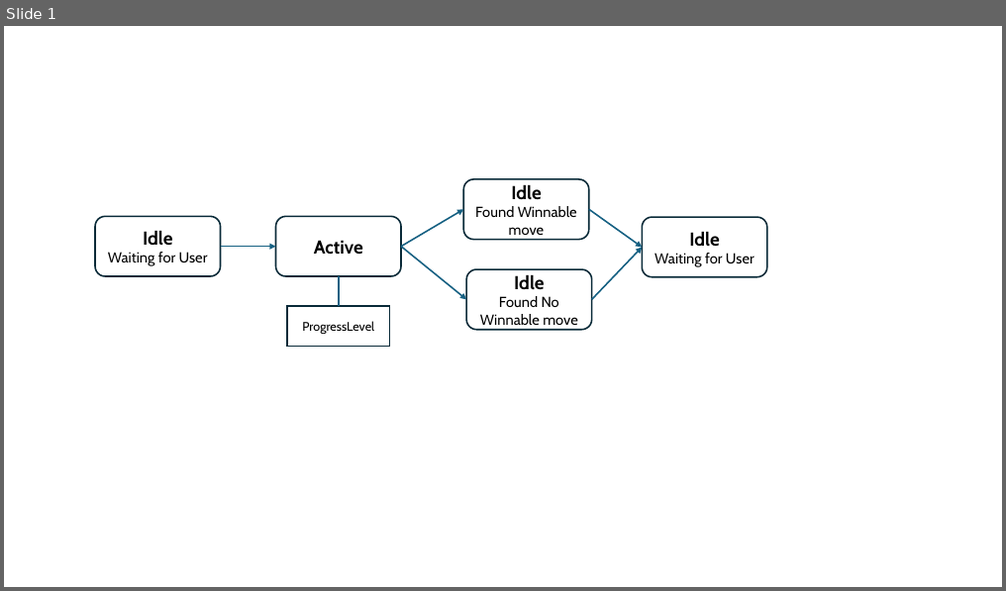
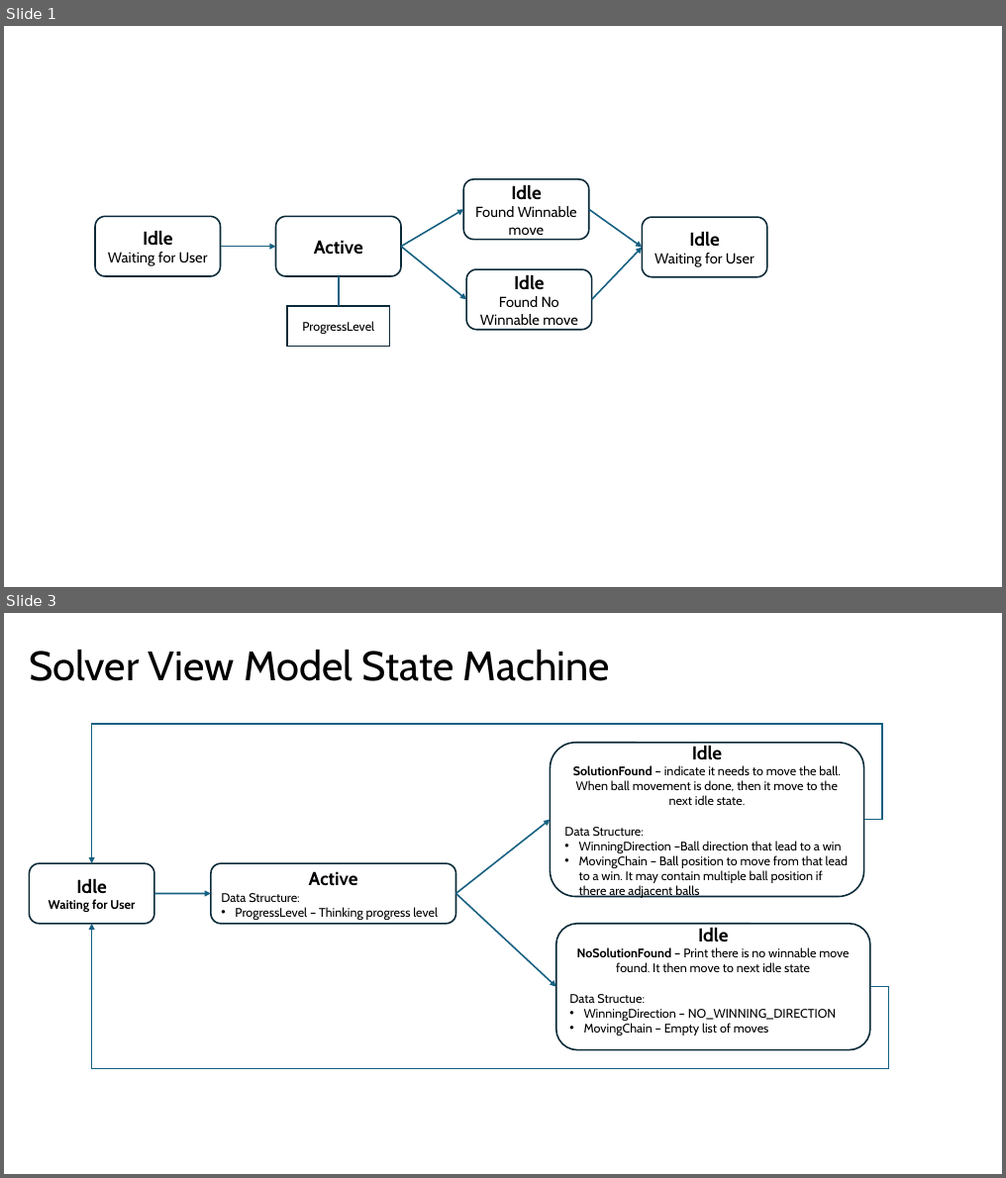
Before and after one commit to darblee/FlingAid-new, a slide deck: Flicker.pptx. Shown one above the other, each under a label of ours: slide 1 before the commit, slides 1 and 3 after it; the slides between them are not shown. The pictures are 1006x591 and 1006x1178 pixels, drawn with LibreOffice and Linux fonts; fonts in the diff are those of the drawing. Boxes give left, top, right and bottom in pixels: in the first picture for what was removed or moved away, otherwise in the second. Text is boxed around its words. In the diff, an @@ line names an element or a change of style, - is before the commit and + after.

```diff
--- a/Flicker.pptx
+++ b/Flicker.pptx
@@ slide 3 added at box(4, 613, 1002, 1174), background #FFFFFF @@
@@ title added at box(29, 649, 610, 681), 39.6 pt, text #000000 @@
+Solver View Model State Machine
@@ elbow arrow added from (864, 820) to (91, 863), #156082 1.5 pt @@
@@ rounded rectangle added at box(549, 743, 863, 897), fill #FFFFFF, outline #092A39 1.5 pt, 12 pt, text #000000 @@
+Idle
+SolutionFound – indicate it needs to move the ball. When ball movement is done, then it move to the next idle state.
+Data Structure:
+• WinningDirection –Ball direction that lead to a win
+• MovingChain – Ball position to move from that lead to a win. It may contain multiple ball position if there are adjacent balls
@@ arrow added from (456, 894) to (549, 820), #156082 1.5 pt @@
@@ rounded rectangle added at box(30, 863, 154, 924), fill #FFFFFF, outline #092A39 1.5 pt, 12 pt, text #000000, bold @@
+Idle
+Waiting for User
@@ rounded rectangle added at box(211, 863, 456, 924), fill #FFFFFF, outline #092A39 1.5 pt, 12 pt, text #000000 @@
+Active
+Data Structure:
+• ProgressLevel – Thinking progress level
@@ arrow added from (154, 894) to (211, 894), #156082 1.5 pt @@
@@ arrow added from (456, 894) to (556, 987), #156082 1.5 pt @@
@@ elbow arrow added from (870, 987) to (91, 924), #156082 1.5 pt @@
@@ rounded rectangle added at box(556, 924, 870, 1051), fill #FFFFFF, outline #092A39 1.5 pt, 12 pt, text #000000 @@
+Idle
+NoSolutionFound – Print there is no winnable move found. It then move to next idle state
+Data Structue:
+• WinningDirection – NO_WINNING_DIRECTION
+• MovingChain – Empty list of moves
```
Also in this commit, not shown: 1 other slide added, 3 other files.
